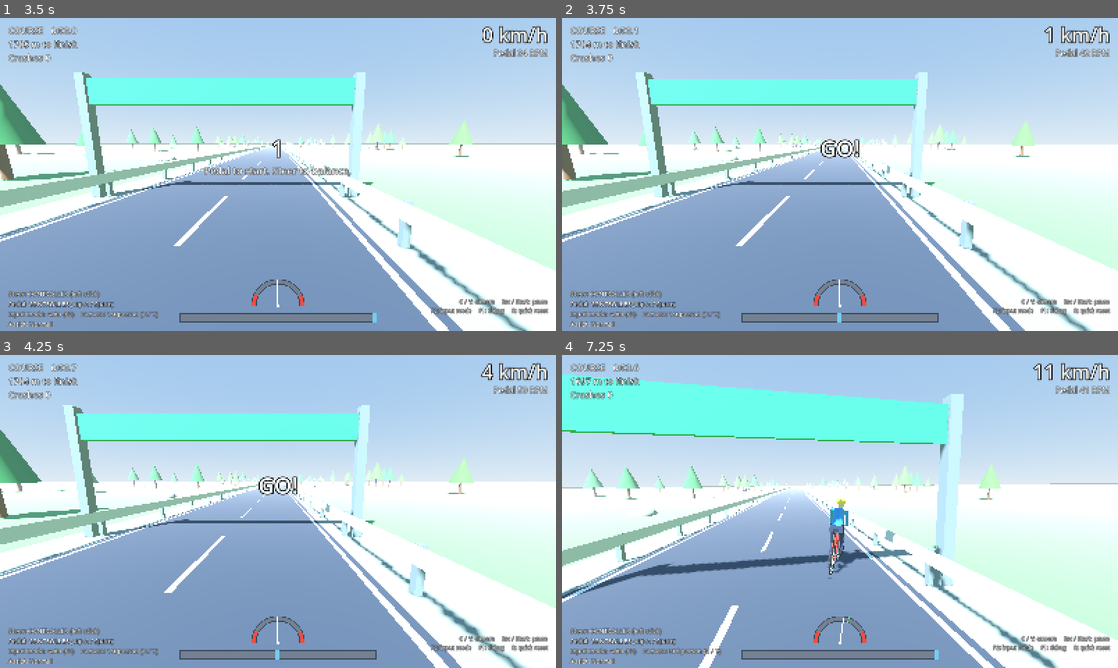
Above: before the commit, frames 1-4 (two rows, left to right).
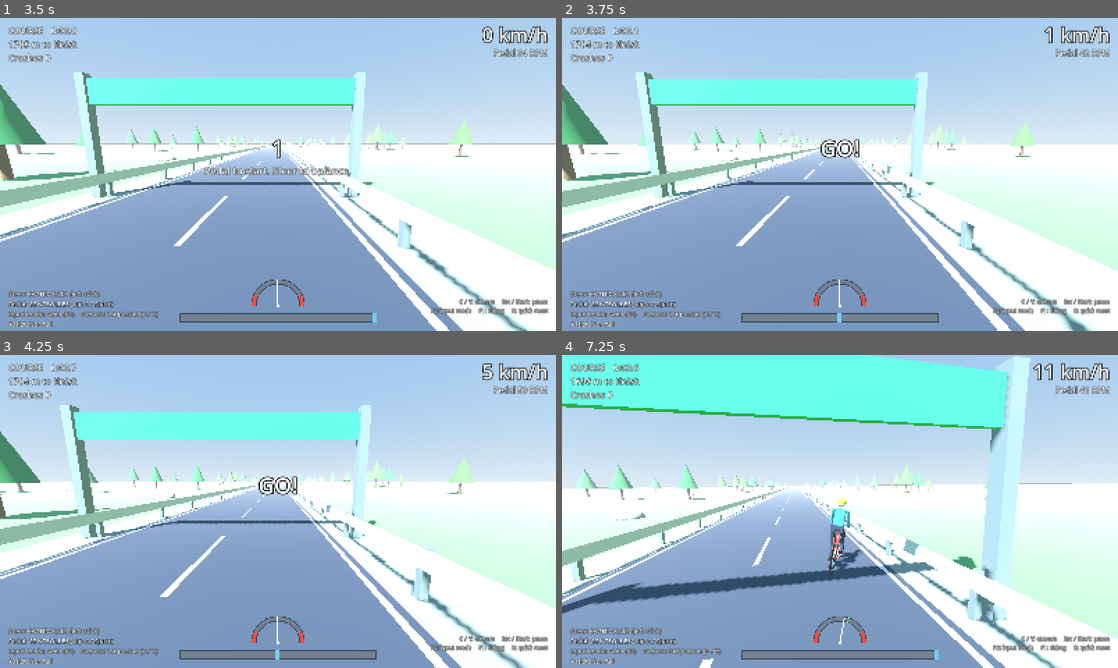
Above: after the commit, the same moments.

Repository: sahandazimi02-cmyk/ThereminRider
Game: Godot game, scene res://scenes/main_menu.tscn
Same seed, same stepped clock (60 frames per second), same inputs: the game is played once before the commit and once after it.
Inputs:
- Up to frame 1 (3.5 s): click "Course" at 0.5 s; tap A (steer_left) at 1.25, 2 s; hold D (steer_right) 1.28-2.03 s; hold Space (pedal) 1.28-2.03 s; hold A (steer_left) 2.03-2.78 s; tap Space (pedal) at 2.1, 3.05 s; hold D (steer_right) from 2.78 s (still down); hold C (toggle_camera) from 2.78 s (still down)
- Up to frame 2 (3.75 s): tap A (steer_left) at 3.5 s; release D (steer_right) at 3.53 s; release C (toggle_camera) at 3.53 s; hold W from 3.53 s (still down); tap Space (pedal) at 3.6 s
- Up to frame 3 (4.25 s): keep holding W
- Up to frame 4 (7.25 s): tap A (steer_left) at 4.25 s; release W at 4.28 s; hold Space (pedal) 4.28-5.03 s; hold A (steer_left) 4.28-6.53 s; tap C (toggle_camera) at 5.1 s; tap Space (pedal) at 5.3, 6.6 s; hold Space (pedal) 5.78-6.53 s; hold D (steer_right) from 6.53 s (still down)

Frame 1 is identical in both runs. In frame 2, 0.4% of the frame differs, in the area x 0-100%, y 19-100%; in frame 3, 2.9%; in frame 4, 26%, in the area x 0-100%, y 0-100%.

Commit message:
fix: 0.3.1 rail message no longer sticks; 45 km/h top speed, a bit more acceleration
- HUD timed messages now clear the subtitle too; leaving the rail clears RAIL!
- road_follow 0.6 -> 0.55
- New max_speed_kmh 45 (max_cadence_rpm 150 -> 180 so it's reachable)
- max_accel 1.5 -> 2.0, pedal_response 0.55 -> 0.75

Co-Authored-By: Claude Opus 5.5 <noreply@anthropic.com>

Diff:
--- a/scripts/bike/bike.gd
+++ b/scripts/bike/bike.gd
@@ -124,7 +124,7 @@
 
 	# --- speed ---
 	if is_upright():
-		target_speed = cadence * t.speed_per_rpm
+		target_speed = minf(cadence * t.speed_per_rpm, t.max_speed_kmh / 3.6)
 		if target_speed > speed:
 			speed += minf(t.pedal_response * (target_speed - speed), t.max_accel) * dt
 		else:
--- a/scripts/bike/bike_tuning.gd
+++ b/scripts/bike/bike_tuning.gd
@@ -19,12 +19,15 @@
 @export_group("Pedalling -> speed")
 ## Bike speed (m/s) per crank RPM. 0.075 => 90 RPM ~ 24 km/h (0.3.0; was 0.105 / 34 km/h).
 @export_range(0.02, 0.2, 0.001) var speed_per_rpm: float = 0.075
+## Top speed of the bike (km/h), however fast you pedal. With speed_per_rpm
+## 0.075 you reach it at about 167 RPM.
+@export_range(10.0, 80.0, 0.5) var max_speed_kmh: float = 45.0
 ## Cadence above this is ignored (stops tap-mashing from going silly).
-@export_range(60.0, 250.0, 1.0) var max_cadence_rpm: float = 150.0
+@export_range(60.0, 250.0, 1.0) var max_cadence_rpm: float = 180.0
 ## How fast speed chases the pedalling target speed (1/s).
-@export_range(0.1, 5.0, 0.05) var pedal_response: float = 0.55
+@export_range(0.1, 5.0, 0.05) var pedal_response: float = 0.75
 ## Cap on forward acceleration from pedalling (m/s^2).
-@export_range(0.5, 6.0, 0.1) var max_accel: float = 1.5
+@export_range(0.5, 6.0, 0.1) var max_accel: float = 2.0
 ## Speed lost per second while coasting (pedalling slower than the bike is moving).
 @export_range(0.0, 3.0, 0.01) var coast_decel: float = 1.0
 ## Air drag while coasting: decel = coast_decel + drag * v^2.
@@ -47,7 +50,7 @@
 @export_group("Steering assist (fake, for the theremin)")
 ## How much of the road's curve the bike follows by itself (0 = none, 1 = all).
 ## Kinematic only: it turns the bike but does not tip it.
-@export_range(0.0, 1.0, 0.01) var road_follow: float = 0.6
+@export_range(0.0, 1.0, 0.01) var road_follow: float = 0.55
 ## Pulls the bike's heading back toward the road direction (1/s). With steering
 ## held, the bike settles at an angle to the road instead of turning in circles;
 ## let go and it straightens out along the road. 0 = off (pre-0.3.0 feel).
--- a/scripts/game/game.gd
+++ b/scripts/game/game.gd
@@ -248,6 +248,8 @@
 	_on_rail = absf(bike_lat) >= limit
 	if not _on_rail:
 		rail_time = maxf(0.0, rail_time - dt * rt.rail_recover_rate)
+		if was_on and hud.center_label.text == "RAIL!":
+			hud.clear_message()
 		return false
 	var side := signf(bike_lat)
 	var yaw := road.path.yaw_at(bike_s)
--- a/scripts/ui/hud.gd
+++ b/scripts/ui/hud.gd
@@ -99,6 +99,7 @@
 		_flash_t -= delta
 		if _flash_t <= 0.0:
 			center_label.text = ""
+			sub_label.text = ""
 
 
 ## Shows a big message; duration <= 0 keeps it until replaced.
--- a/tools/smoke_test.gd
+++ b/tools/smoke_test.gd
@@ -352,6 +352,8 @@
 	print("    45 s: distance %.0f m, crashes %d, top speed %.1f km/h" % [game.distance, game.crashes, top_speed * 3.6])
 	_check(top_speed > 5.0, "pedalling 90 RPM reaches > 18 km/h")
 	_check(top_speed < 8.0, "pedalling 90 RPM stays under 29 km/h (0.3.0 slower bike)")
+	var t := game.bike.tuning
+	_check(minf(250.0, t.max_cadence_rpm) * t.speed_per_rpm * 3.6 >= t.max_speed_kmh - 0.5, "max_speed_kmh is reachable by pedalling (%.0f km/h)" % t.max_speed_kmh)
 	_check(game.distance > 200.0, "bot rides > 200 m in 45 s")
 	_check(game.crashes <= 3, "bot can balance (<= 3 crashes in 45 s)")
 
Not shown, changed: docs/CHANGELOG.md
Not shown, changed: docs/HANDOFF.md
Not shown, changed: docs/TUNING.md
